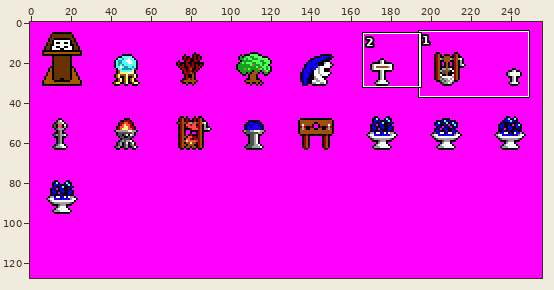
Sprite sheet, stored at web/img/texMisc.png. The first picture is a wide view before the edit; the outline marks the close-up.
Close-up. Before the commit:
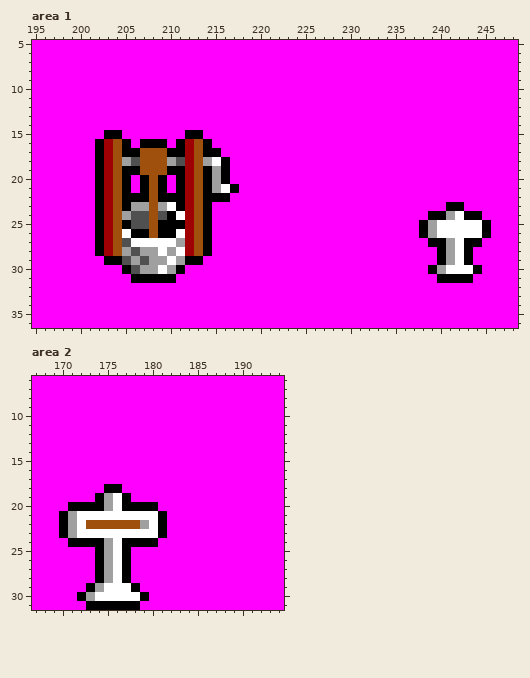
The file is 256x128 pixels. Shown: area 1: x 195..248, y 5..36; area 2: x 167..194, y 6..31. The commit also changed other parts of the picture, which this record leaves out.
And afterwards:
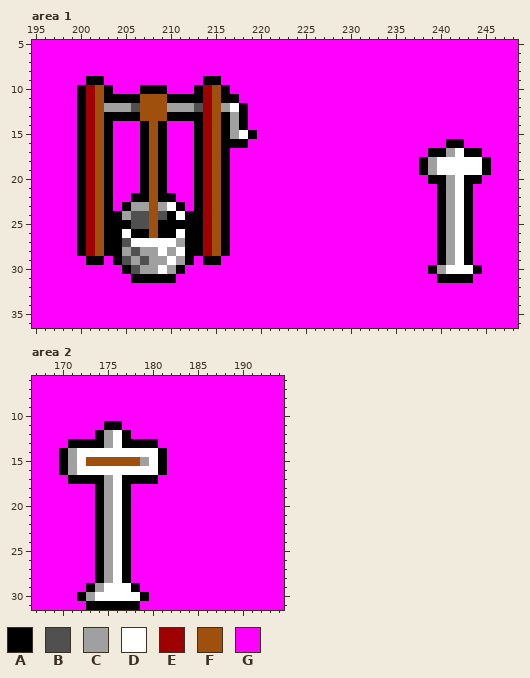
Palette (. is transparent): A #000000  B #505050  C #a0a0a0  D #ffffff  E #9e0003  F #9f500d  G #ff00ff
Change:
Area 1:
y 9: x 201..202 GG -> AA; x 214..215 GG -> AA
y 10: x 200..203 GGGG -> AEFA; x 207..209 GGG -> AAA; x 213..216 GGGG -> AEFA
y 11: x 200..217 GGGGGGGGGGGGGGGGGG -> AEFAAAAFFFAAAAEFAA
y 12: x 200..218 GGGGGGGGGGGGGGGGGGG -> AEFCCCBFFFCCCBEFCDA
y 13: x 200..218 GGGGGGGGGGGGGGGGGGG -> AEFAAAAFFFAAAAEFACA
y 14: x 200..203 GGGG -> AEFA; x 207..209 GGG -> AFA; x 213..218 GGGGGG -> AEFACA
y 15: x 200..202 GGG -> AEF; x 204 A -> G; x 207..209 GGG -> AFA; x 212 A -> G; x 214..219 GGGGGG -> EFACDA
y 16: x 200..205 GGAEFA -> AEFAGG; x 208 A -> F; x 211..218 AEFAGGGG -> GGAEFAAA; x 241..242 GG -> AA
y 17: x 200..207 GGAEFAAF -> AEFAGGGA; x 209..216 FAAEFAAG -> AGGGAEFA; x 239..244 GGGGGG -> AACDAA
y 18: x 200..207 GGAEFCBF -> AEFAGGGA; x 209..215 FCBEFCD -> AGGGAEF; x 238..245 GGGGGGGG -> ACDDDDDA
y 19: x 200..207 GGAEFAAF -> AEFAGGGA; x 209..215 FAAEFAC -> AGGGAEF; x 238..245 GGGGGGGG -> ACDDDDDA
y 20: x 200..205 GGAEFA -> AEFAGG; x 211..215 AEFAC -> GGAEF; x 239..244 GGGGGG -> AACDAA
y 21: x 200..205 GGAEFA -> AEFAGG; x 211..217 AEFACDA -> GGAEFAG; x 240..243 GGGG -> ACDA
y 22: x 200..205 GGAEFA -> AEFAGG; x 211..215 AEFAA -> GGAEF; x 240..243 GGGG -> ACDA
y 23: x 200..204 GGAEF -> AEFAG; x 212..216 EFAGG -> GAEFA; x 240..243 GAAG -> ACDA
y 24: x 200..204 GGAEF -> AEFAA; x 212..216 EFAGG -> AAEFA; x 239 A -> G; x 244 A -> G
y 25..26: x 200..204 GGAEF -> AEFAA; x 212..216 EFAGG -> AAEFA; x 238..241 ACDD -> GGAC; x 243..245 DDA -> AGG
y 27: x 200..204 GGAEF -> AEFAA; x 212..216 EFAGG -> AAEFA; x 239 A -> G; x 244 A -> G
y 28: x 200..204 GGAEF -> AEFAA; x 212..216 EFAGG -> AAEFA
y 29: x 201..203 GGA -> AAG; x 213..215 AGG -> GAA
Area 2:
y 11: x 175..176 GG -> AA
y 12: x 174..177 GGGG -> ACDA
y 13: x 171..180 GGGGGGGGGG -> AAAACDAAAA
y 14: x 170..181 GGGGGGGGGGGG -> ACDDDDDDDDDA
y 15: x 170..181 GGGGGGGGGGGG -> ACDFFFFFFCDA
y 16: x 170..181 GGGGGGGGGGGG -> ACDDDDDDDDDA
y 17: x 171..180 GGGGGGGGGG -> AAAACDAAAA
y 18: x 174..177 GAAG -> ACDA
y 20: x 171..173 AAA -> GGG; x 178..180 AAA -> GGG
y 21: x 170..175 ACDDDD -> GGGGAC; x 177..181 DDDDA -> AGGGG
y 22: x 170..181 ACDFFFFFFCDA -> GGGGACDAGGGG
y 23: x 170..175 ACDDDD -> GGGGAC; x 177..181 DDDDA -> AGGGG
y 24: x 171..173 AAA -> GGG; x 178..180 AAA -> GGG
